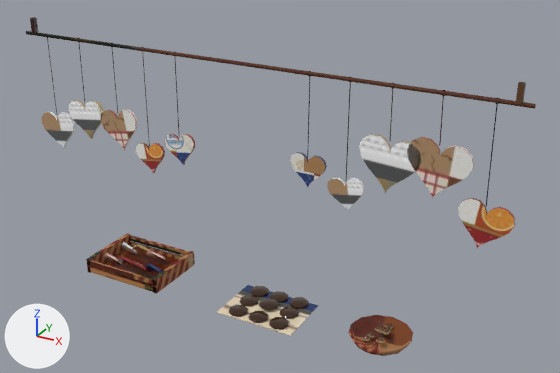
The glTF model site/public/models/prop_deco_lebkuchen.lite.glb: old version first, new version second.
Rendered twice from a camera (50 mm lens) standing at (1.53, -2.49, 1.84) and looking at (0.12, 0.07, 0.55). The axes (+X, +Y, +Z) are drawn at lower left. The lights are the same throughout. The older version comes first. Where no turn or scale is listed for an object, it has been applied to the vertices. Vertices at exactly the same position are counted once.

In view in the first picture: 'prop_deco_lebkuchen_static'.
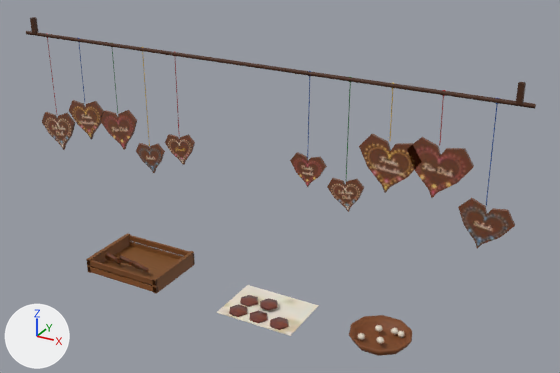
Changed parts and their boxes [x1, y1, x2, y2] in the pictures (560 x 373 px; the box of a moved part takes in the faces that stretch with it):
part 1 of me_prop_deco_lebkuchen_static, added
    after: [391, 328, 398, 335]
part 2 of me_prop_deco_lebkuchen_static, added
    after: [397, 331, 405, 338]
part 3 of me_prop_deco_lebkuchen_static, deleted
    before: [121, 241, 393, 339]
part 4 of me_prop_deco_lebkuchen_static, moved or reshaped
    before: [229, 295, 413, 356]
    after: [229, 295, 412, 356]
part 5 of me_prop_deco_lebkuchen_static, cut back
    before: [290, 133, 515, 248]
    after: [291, 95, 513, 226]
part 6 of me_prop_deco_lebkuchen_static, cut back
    before: [42, 100, 195, 173]
    after: [88, 134, 94, 139]
part 7 of me_prop_deco_lebkuchen_static, deleted
    before: [104, 252, 149, 273]
part 8 of me_prop_deco_lebkuchen_static, surface changed
    both: [26, 17, 534, 352]
part 9 of me_prop_deco_lebkuchen_static, recoloured (orange to brown)
    both: [230, 296, 288, 329]

Diff of the bpy script that builds the scene:
```diff
--- a/site/public/models/prop_deco_lebkuchen.lite.glb.py
+++ b/site/public/models/prop_deco_lebkuchen.lite.glb.py
@@ me_prop_deco_lebkuchen_static @@
 # used by ob_prop_deco_lebkuchen_static; location = (0.0, 0.02, 0.575)
-me_prop_deco_lebkuchen_static.from_pydata(...)  # 1816 vertices, 3364 faces; spans x -1.1..1.1, y -0.15..0.15, z -0.58..0.58
+me_prop_deco_lebkuchen_static.from_pydata(...)  # 1088 vertices, 1950 faces; spans x -1.1..1.1, y -0.15..0.15, z -0.58..0.58
+# me_prop_deco_lebkuchen_static part 1: a new loose piece, a UV sphere (6 segments, 4 rings, poles along z) spanning x 0.641..0.675, y 0.023..0.053, z -0.553..-0.527, in mat_vendor_atlas
+# me_prop_deco_lebkuchen_static part 2: a new loose piece of 24 vertices spanning x 0.67..0.7, y 0.02..0.05, z -0.56..-0.53, in mat_vendor_atlas
+# me_prop_deco_lebkuchen_static part 3: 13 loose pieces with 411 vertices, spanning x -0.77..0.65, y -0.1..0.12, z -0.57..-0.46, are deleted
+# me_prop_deco_lebkuchen_static part 4: 112 vertices moved from x -0.03..0.73, y -0.15..0.11, z -0.58..-0.52 to x -0.02..0.73, y -0.14..0.1, z -0.58..-0.52; 74 vertices removed from x 0.0..0.69, y -0.14..0.1, z -0.58..-0.52; 25 vertices added at x 0.54..0.65, y -0.13..0.09, z -0.56..-0.52
+# me_prop_deco_lebkuchen_static part 5: 16 vertices moved within x 0.29..0.99, y -0.05..-0.04, z 0.1..0.5; 120 vertices removed from x 0.23..1.08, y -0.05..-0.04, z -0.03..0.33
+# me_prop_deco_lebkuchen_static part 6: 12 vertices moved within x -0.99..-0.31, y -0.05..-0.04, z 0.06..0.5; 120 vertices removed from x -1.08..-0.23, y -0.05..-0.04, z -0.03..0.24
+# me_prop_deco_lebkuchen_static part 7: 72 vertices removed from x -0.77..-0.51, y -0.1..-0.04, z -0.55..-0.47
+# me_prop_deco_lebkuchen_static part 8: 644 kept faces spanning x -1.1..1.1, y -0.15..0.15, z -0.58..0.58 get new texture (UV) coordinates
+# me_prop_deco_lebkuchen_static part 9: 120 kept faces spanning x -0.04..0.24, y -0.14..0.03, z -0.57..-0.55 get new vertex colours; the middle colour goes from orange #b87a49 to brown #9a5a2a
 me_prop_deco_lebkuchen_static.materials.append(mat_vendor_atlas)
```
